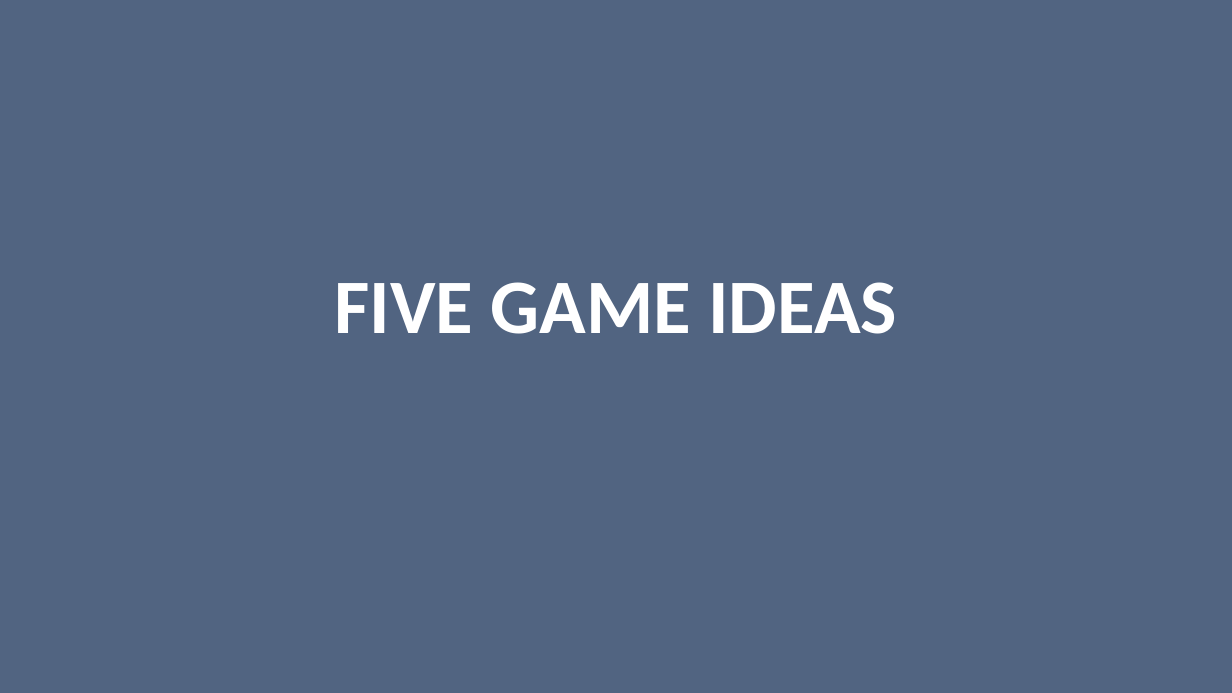
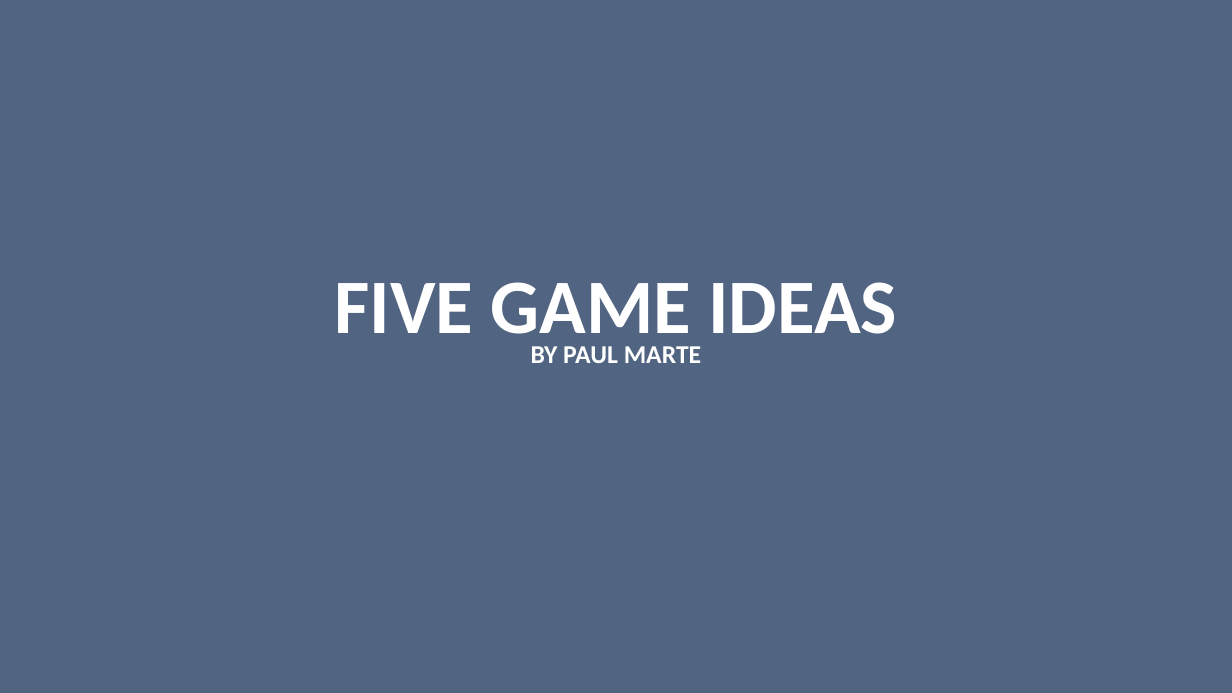
Before and after one commit to Paul-Marte/MyGame, a slide deck: slide 1 of Documents/Five Game Ideas Presentation.pptx. Drawn at 1232x693 pixels with LibreOffice and Linux fonts; fonts in the diff are those of the drawing. Boxes give left, top, right and bottom in pixels: in the first picture for what was removed or moved away, otherwise in the second. Text is boxed around its words. In the diff, an @@ line names an element or a change of style, - is before the commit and + after.

```diff
--- a/Documents/Five Game Ideas Presentation.pptx
+++ b/Documents/Five Game Ideas Presentation.pptx
@@ text added at box(531, 346, 701, 363), 20 pt, text #FFFFFF, bold @@
+BY PAUL MARTE
```
Also in this commit, not shown: 5 slides added, 3 other files.
